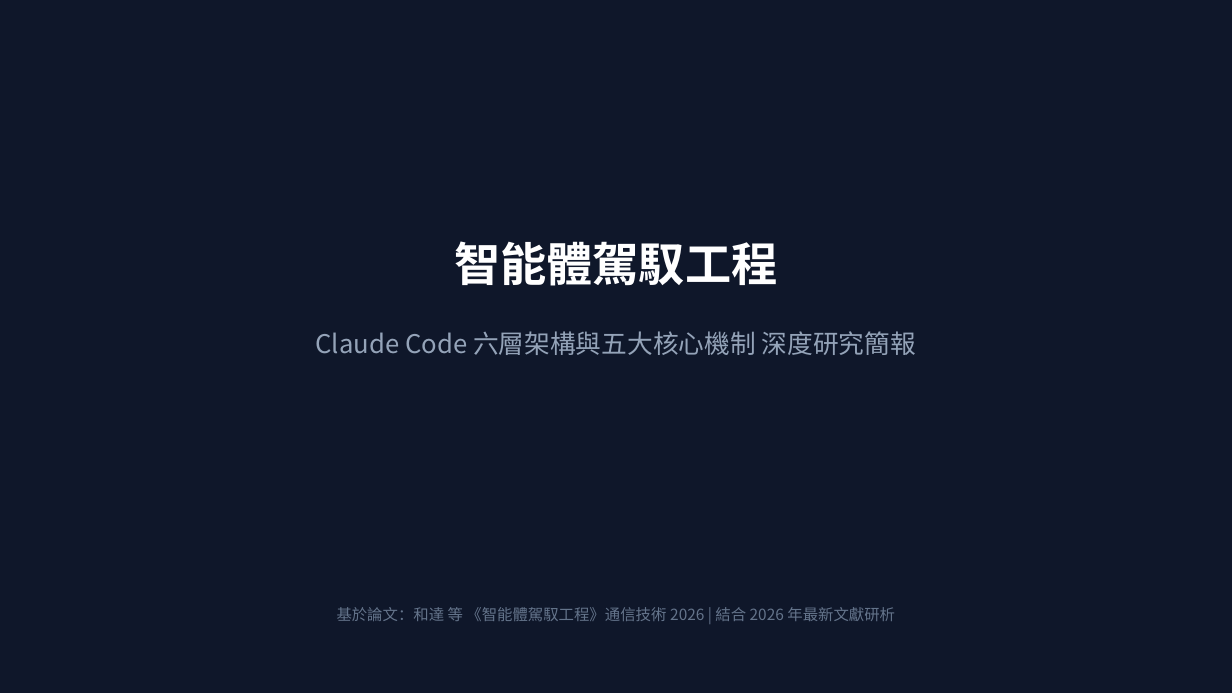
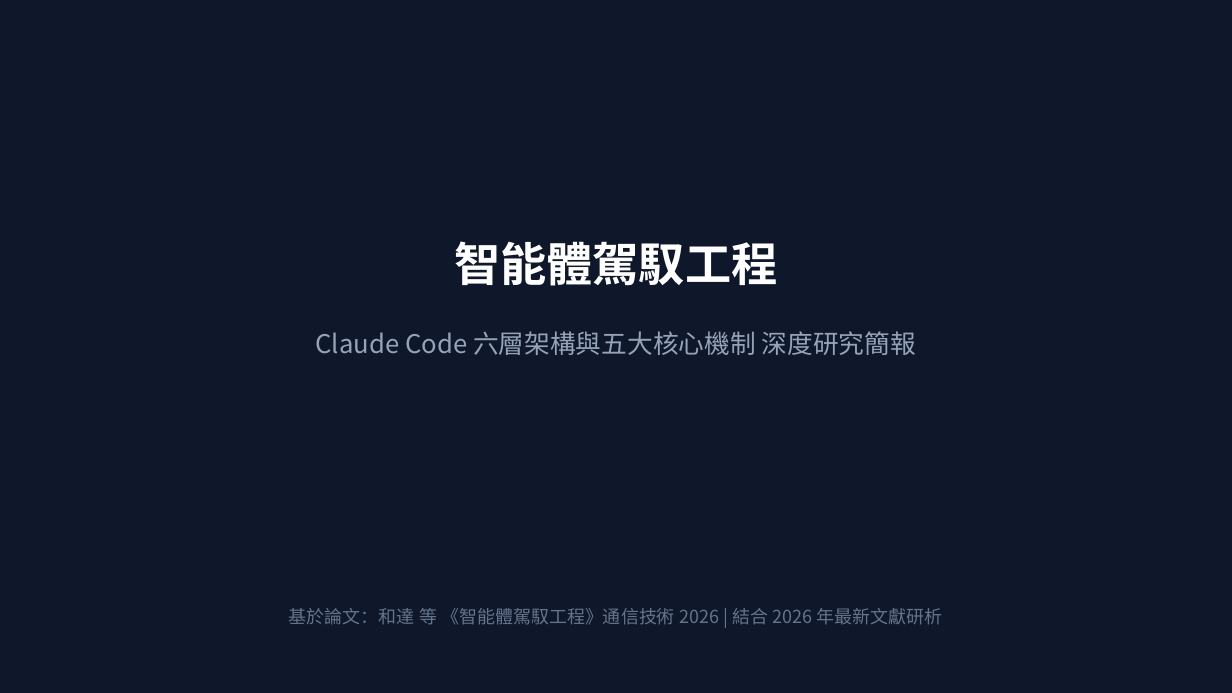
Before and after one commit to eddyzaeros-ops/ai-agent-harness-architecture, a slide deck: slide 1 of 智能體駕馭工程_Claude_Code簡報.pptx. Drawn at 1232x693 pixels with LibreOffice and Linux fonts; fonts in the diff are those of the drawing. Boxes give left, top, right and bottom in pixels: in the first picture for what was removed or moved away, otherwise in the second. Text is boxed around its words. In the diff, an @@ line names an element or a change of style, - is before the commit and + after.

Commit message:
chore: upgrade PPTX body font size to 14pt and sync updated docs

```diff
--- a/智能體駕馭工程_Claude_Code簡報.pptx
+++ b/智能體駕馭工程_Claude_Code簡報.pptx
@@ text "基於論文：和達 等 《智能體駕馭工程》通信技術 2026 | ..." at (289, 608, 943, 625): size 12 to 14 pt @@
```
Also in this commit, not shown: 14 other slides changed, 4 other files.
